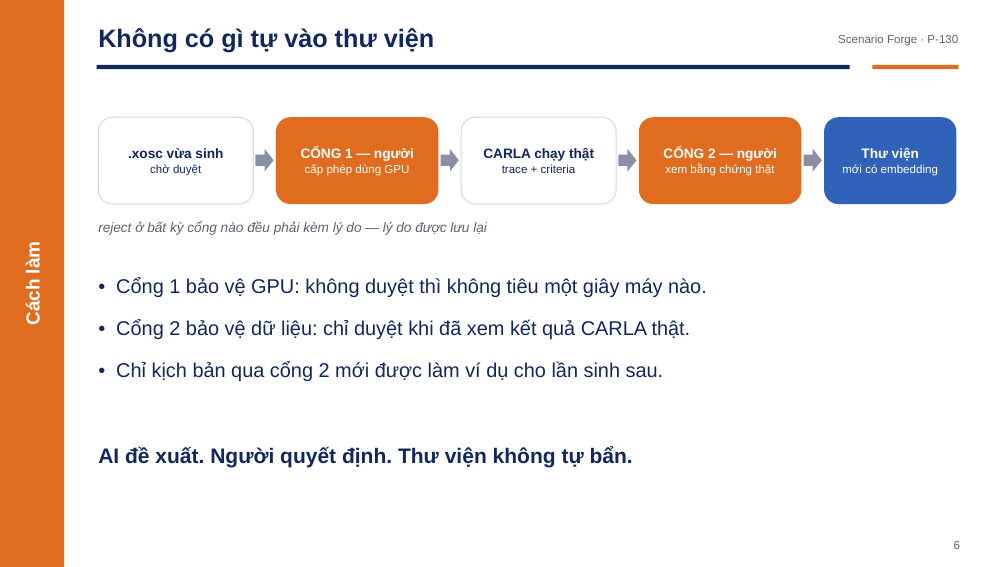
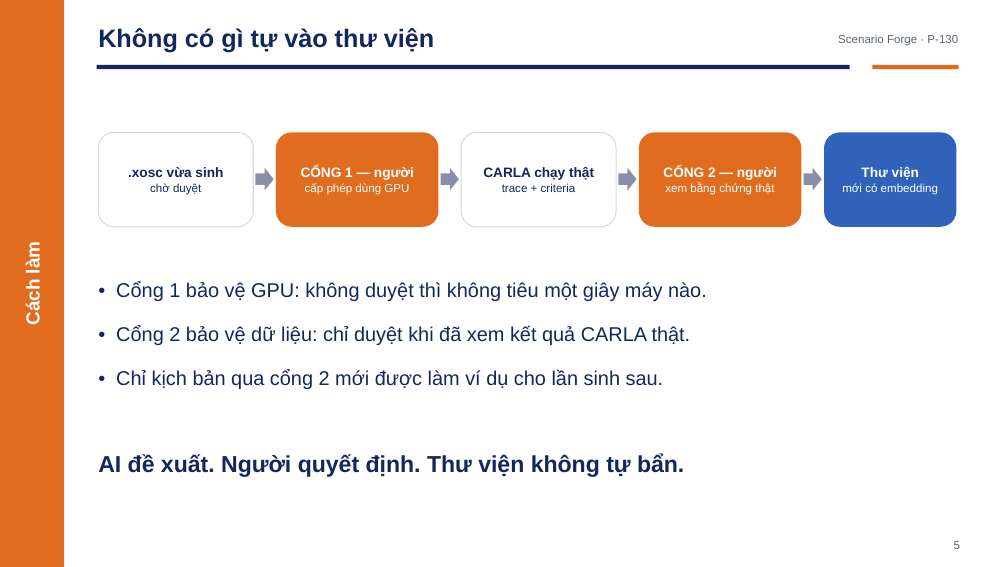
Before and after one commit to Menakanchi/nextjs-boilerplate, a slide deck: slide 5 of presentation/pitch_deck.pptx (slide 6 before the commit). Drawn at 1008x567 pixels with LibreOffice and Linux fonts; fonts in the diff are those of the drawing. Boxes give left, top, right and bottom in pixels: in the first picture for what was removed or moved away, otherwise in the second. Text is boxed around its words. In the diff, an @@ line names an element or a change of style, - is before the commit and + after.

```diff
--- a/presentation/pitch_deck.pptx
+++ b/presentation/pitch_deck.pptx
@@ rounded rectangle ".xosc vừa sinh": place and size @@
-rounded rectangle ".xosc vừa sinh" at [98, 117, 253, 204]
+rounded rectangle ".xosc vừa sinh" at [98, 132, 253, 227]
@@ rounded rectangle "CỔNG 1 — người": place and size @@
-rounded rectangle "CỔNG 1 — người" at [276, 117, 439, 204]
+rounded rectangle "CỔNG 1 — người" at [276, 132, 439, 227]
@@ rounded rectangle "CARLA chạy thật": place and size @@
-rounded rectangle "CARLA chạy thật" at [461, 117, 616, 204]
+rounded rectangle "CARLA chạy thật" at [461, 132, 616, 227]
@@ rounded rectangle "CỔNG 2 — người": place and size @@
-rounded rectangle "CỔNG 2 — người" at [639, 117, 802, 204]
+rounded rectangle "CỔNG 2 — người" at [639, 132, 802, 227]
@@ rounded rectangle "Thư viện": place and size @@
-rounded rectangle "Thư viện" at [824, 117, 957, 204]
+rounded rectangle "Thư viện" at [824, 132, 957, 227]
@@ 4 right arrows: place and size @@
-4 right arrows at [256, 149, 822, 172]
+4 right arrows at [256, 168, 822, 191]
@@ text removed at [98, 222, 487, 235] @@
-reject ở bất kỳ cổng nào đều phải kèm lý do — lý do được lưu lại
@@ text "• Cổng 1 bảo vệ ..." at [116, 281, 707, 389]: more space between paragraphs @@
@@ text "AI đề xuất. Người quyết ...": place and size @@
-text "AI đề xuất. Người quyết ..." at [98, 446, 633, 467]
+text "AI đề xuất. Người quyết ..." at [98, 454, 684, 477]
@@ text "AI đề xuất. Người quyết ..." at [98, 454, 684, 477]: size 20 to 22 pt @@
```
Also in this commit, not shown: 3 other slides changed, 2 slides added, 8 slides removed, 1 other file.
